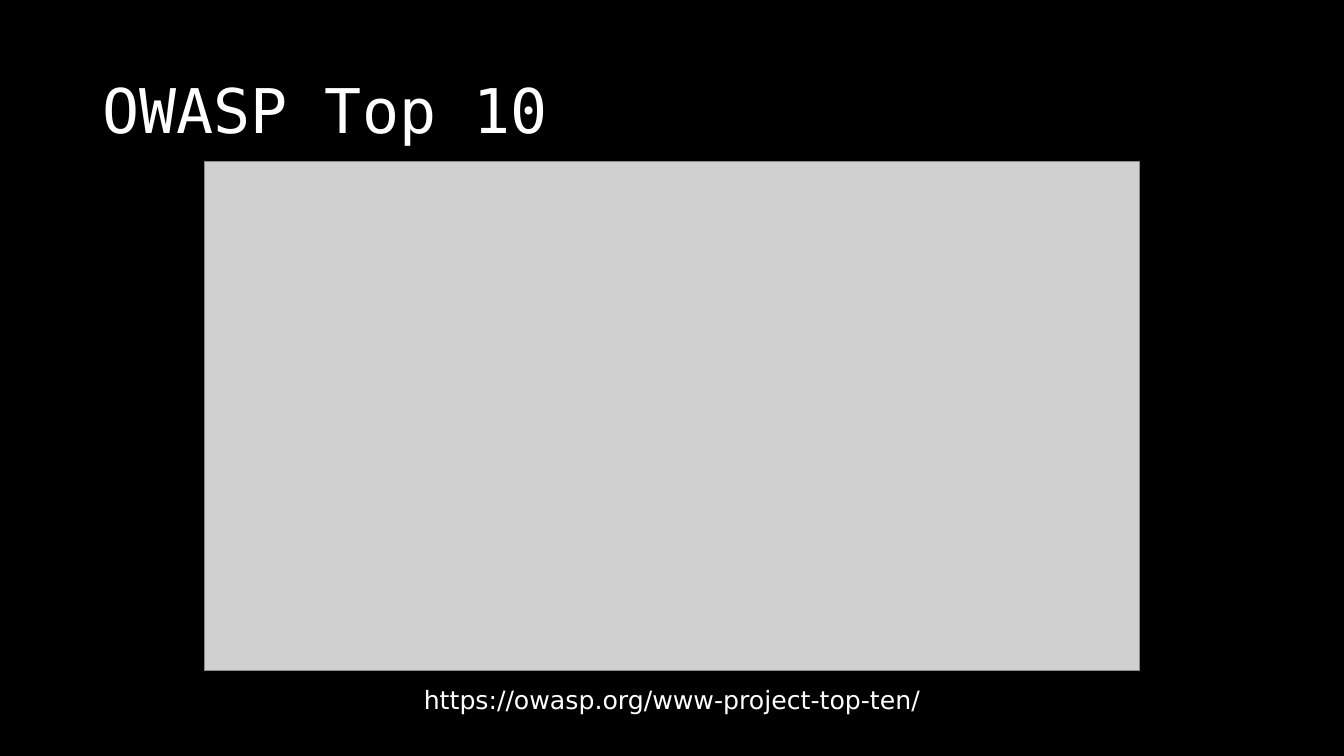
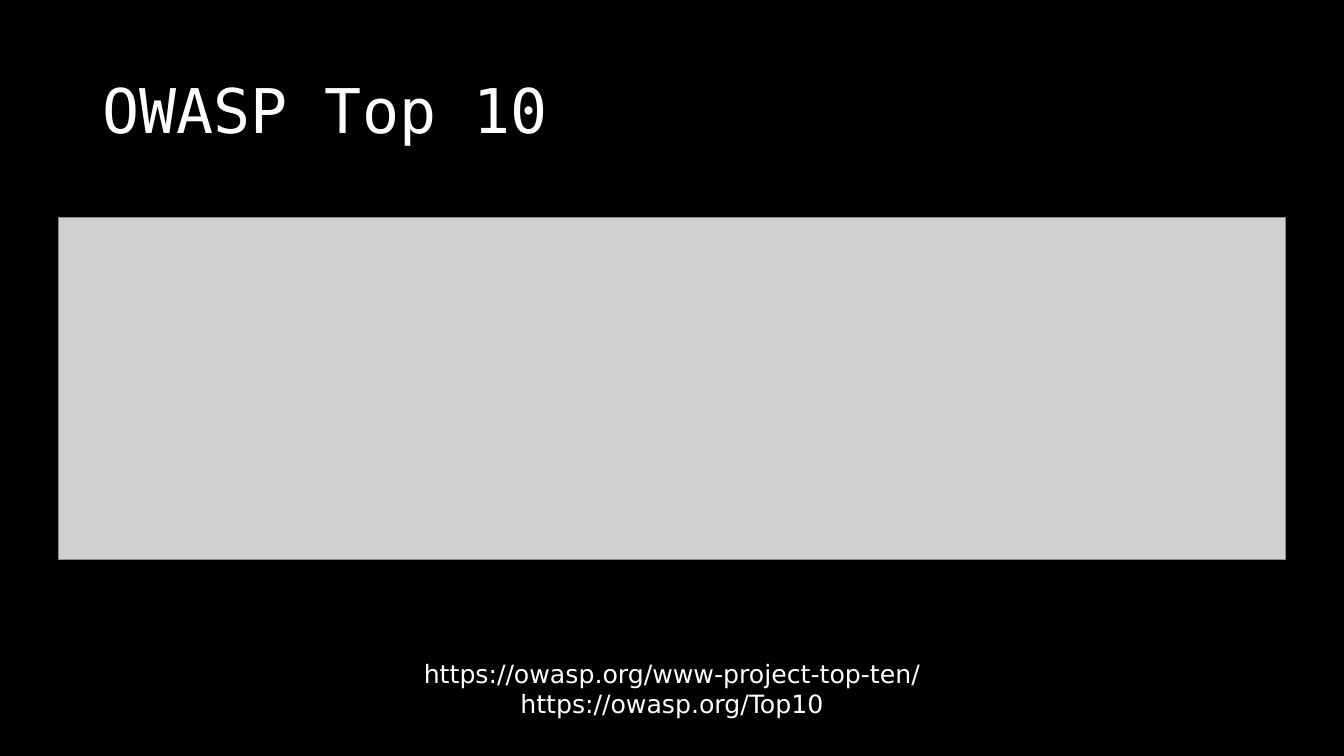
Before and after one commit to dschwarz91/websec-lecture, a slide deck: slide 8 of slides/2_Basic_Principles_and_Resources.pptx. Drawn at 1344x756 pixels with LibreOffice and Linux fonts; fonts in the diff are those of the drawing; grey boxes stand for pictures. Boxes give left, top, right and bottom in pixels: in the first picture for what was removed or moved away, otherwise in the second. Text is boxed around its words. In the diff, an @@ line names an element or a change of style, - is before the commit and + after.

Commit message:
Updated OWASP Top 10 and OWASP Testing Guide versions.

```diff
--- a/slides/2_Basic_Principles_and_Resources.pptx
+++ b/slides/2_Basic_Principles_and_Resources.pptx
@@ picture: place and size @@
-picture at bbox=[205, 162, 1140, 671]
+picture at bbox=[58, 217, 1286, 560]
@@ text "https://owasp.org/www-project-top-ten/": place and size @@
-text "https://owasp.org/www-project-top-ten/" at bbox=[424, 690, 920, 715]
+text "https://owasp.org/www-project-top-ten/" at bbox=[424, 664, 920, 719]
@@ text at bbox=[520, 694, 823, 719]: paragraph added @@
+https://owasp.org/Top10
```
Also in this commit, not shown: 1 other slide changed, 1 other file.
